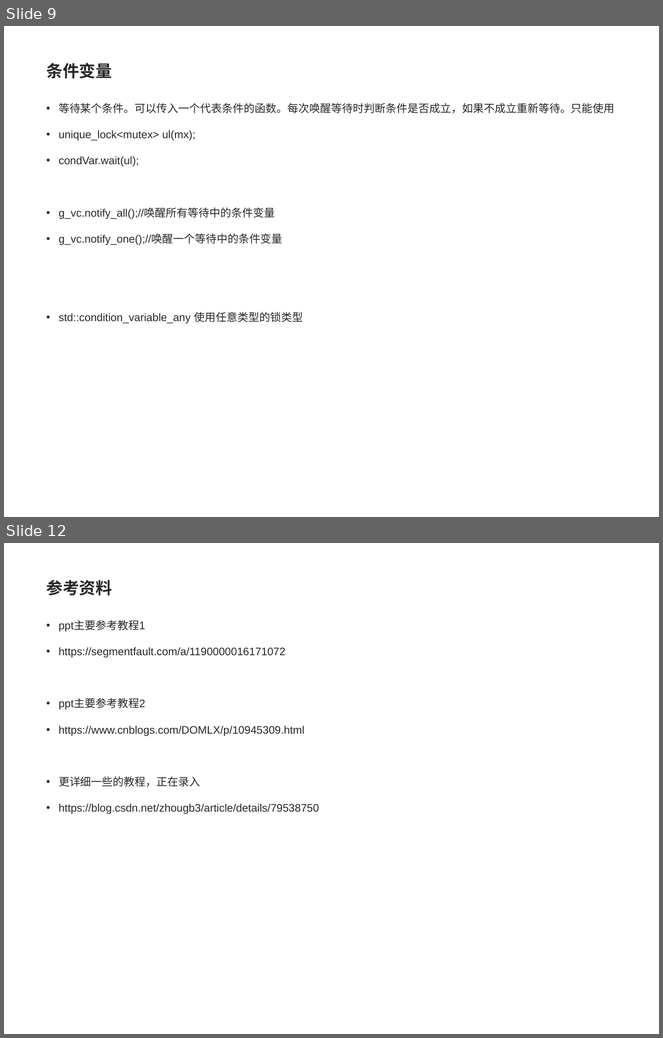
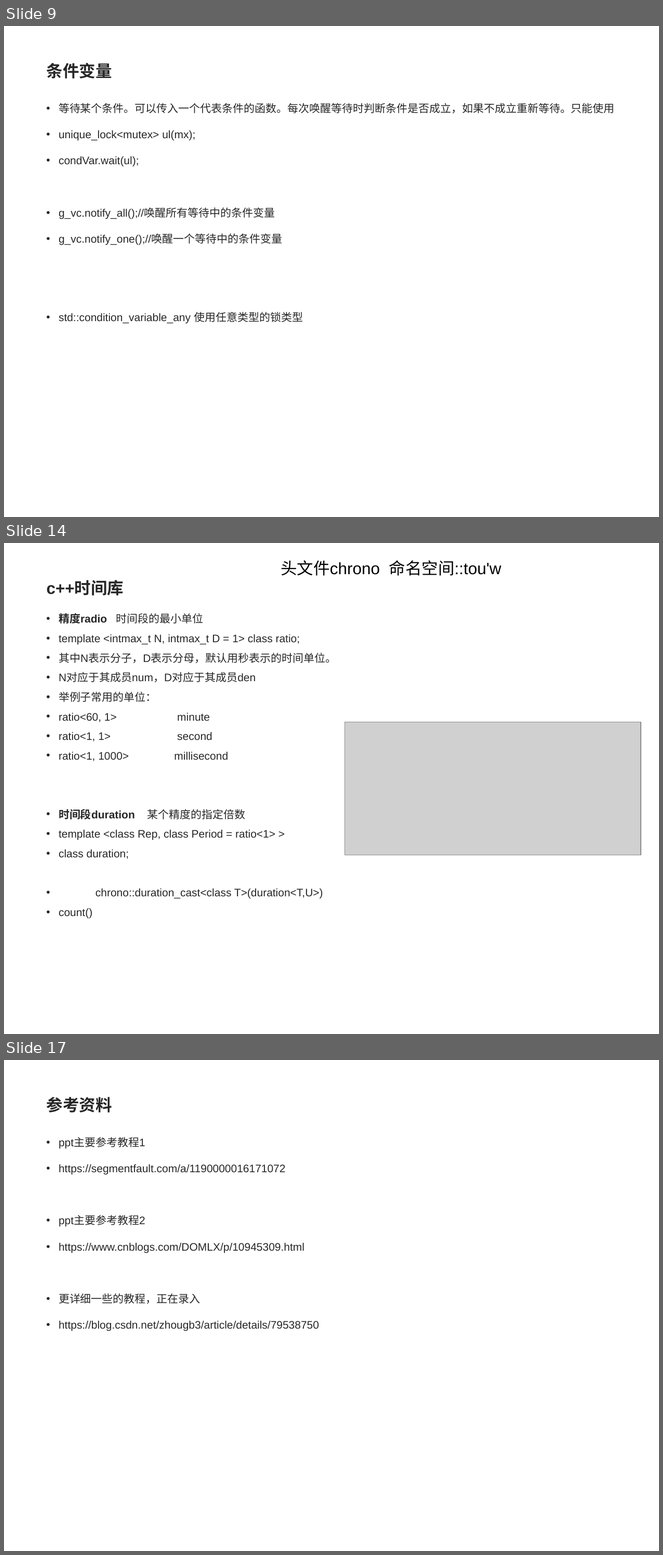
Before and after one commit to pointer1618/projects, a slide deck: lan7/c++11线程库.ppt. Shown one above the other, each under a label of ours: slides 9 and 12 before the commit, slides 9, 14 and 17 after it; the slides between them are not shown. The pictures are 663x1038 and 663x1555 pixels, drawn with LibreOffice and Linux fonts; fonts in the diff are those of the drawing; grey boxes stand for pictures; background and template pictures are left out. Boxes give left, top, right and bottom in pixels: in the first picture for what was removed or moved away, otherwise in the second. Text is boxed around its words. In the diff, an @@ line names an element or a change of style, - is before the commit and + after.

```diff
--- a/lan7/c++11线程库.ppt
+++ b/lan7/c++11线程库.ppt
@@ slide 14 added at (x1=4, y1=543, x2=659, y2=1034), background #FFFFFF @@
@@ text added at (x1=281, y1=560, x2=502, y2=576), 18 pt, text #000000 @@
+头文件chrono 命名空间::tou'w
@@ title added at (x1=47, y1=581, x2=124, y2=596), 18 pt, text #262626, bold @@
+c++时间库
@@ text added at (x1=59, y1=613, x2=336, y2=899), 12 pt, text #262626 @@
+• 精度radio 时间段的最小单位
+• template <intmax_t N, intmax_t D = 1> class ratio;
+• 其中N表示分子，D表示分母，默认用秒表示的时间单位。
+• N对应于其成员num，D对应于其成员den
+• 举例子常用的单位：
+• ratio<60, 1> minute
+• ratio<1, 1> second
+• ratio<1, 1000> millisecond
+• 时间段duration 某个精度的指定倍数
+• template <class Rep, class Period = ratio<1> >
+• class duration;
+• chrono::duration_cast<class T>(duration<T,U>)
+• count()
@@ picture added at (x1=345, y1=722, x2=641, y2=855) @@
@@ what was slide 12 is now slide 17 @@
```
Also in this commit, not shown: 3 slides changed, 4 other slides added.
